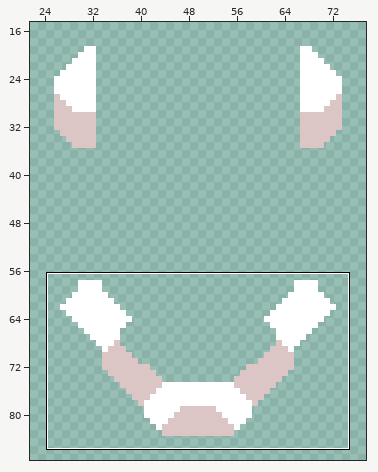
A sprite sheet gets an edit: sprites/units/a-upsilon-cell.png. Above: a wide view before the commit, with the close-up outlined.
Close-up. Before the commit:
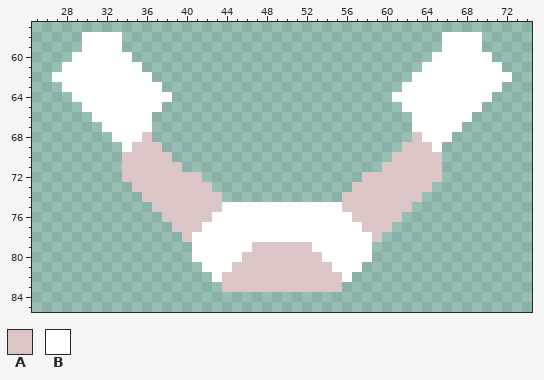
The file is 100x100 pixels. Shown: x 25..74, y 57..85. The wide view leaves out empty margins.
Palette (. is transparent): A #dbc5c5  B #ffffff
Pixels before, first column x 27:
58 ...BBBB................................BBBB...
59 ...BBBB................................BBBB...
60 ..BBBBBB..............................BBBBBB..
61 .BBBBBBBB............................BBBBBBBB.
62 BBBBBBBBBB..........................BBBBBBBBBB
63 .BBBBBBBBBB........................BBBBBBBBBB.
64 ..BBBBBBBBBB......................BBBBBBBBBB..
65 ...BBBBBBBB........................BBBBBBBB...
66 ....BBBBBB..........................BBBBBB....
67 .....BBBBB..........................BBBBB.....
68 ......BBBA..........................ABBB......
69 .......BAAA........................AAAB.......
70 .......AAAAA......................AAAAA.......
71 .......AAAAAA....................AAAAAA.......
72 .......AAAAAAAA................AAAAAAAA.......
73 ........AAAAAAAA..............AAAAAAAA........
74 .........AAAAAAAA............AAAAAAAA.........
75 ..........AAAAAAABBBBBBBBBBBBAAAAAAA..........
76 ...........AAAAABBBBBBBBBBBBBBAAAAA...........
77 ............AAABBBBBBBBBBBBBBBBAAA............
78 .............ABBBBBBBBBBBBBBBBBBA.............
79 ..............BBBBBBAAAAAABBBBBB..............
80 ..............BBBBBAAAAAAAABBBBB..............
81 ...............BBBAAAAAAAAAABBB...............
82 ................BAAAAAAAAAAAAB................
83 .................AAAAAAAAAAAA.................
Once edited:
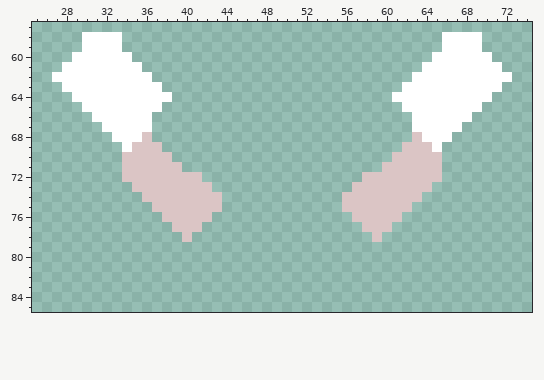
The author wrote: minos prime hates pots
Change:
Changed rows in their new state; - is an unchanged pixel.
first column x 41:
75 ---............---
76 --..............--
77 -................-
78 ..................
79 ..................
80 ..................
81 -................-
82 --..............--
83 ---............---
